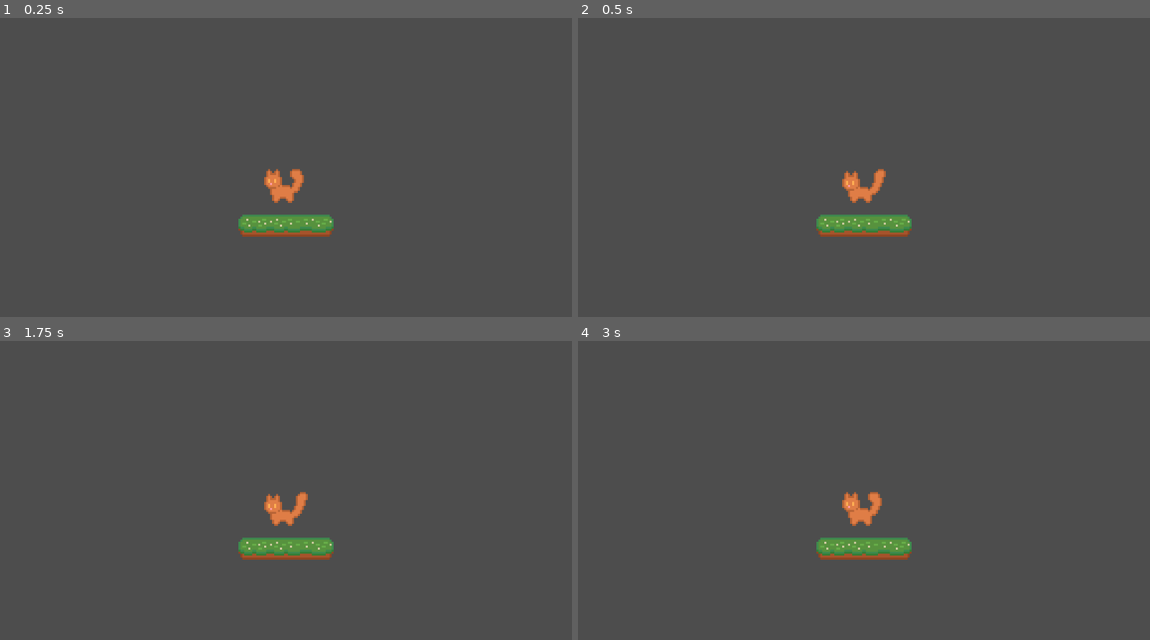
Above: before the commit, frames 1-4 (two rows, left to right).
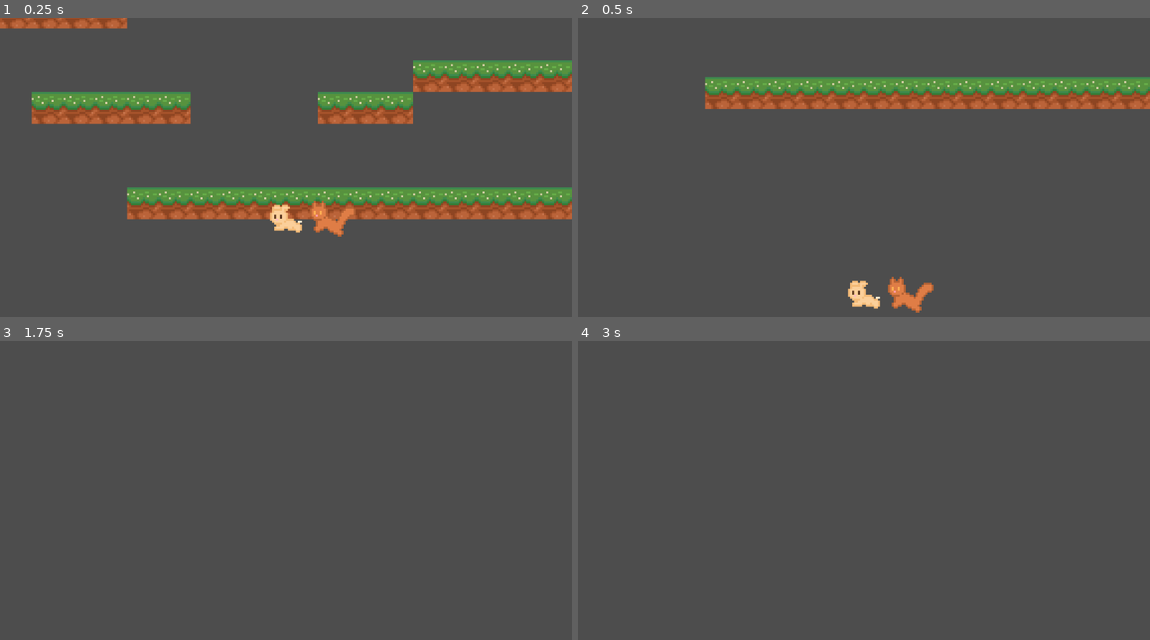
Above: after the commit, the same moments.

Repository: rose-ink/GJF2024
Game: Godot game, scene res://Scenes/grass_area.tscn
Same seed, same stepped clock (60 frames per second), same inputs: the game is played once before the commit and once after it. Before the commit the project starts from res://Scenes/tut_level.tscn.
Inputs:
- Up to frame 1 (0.25 s): no input
- Up to frame 2 (0.5 s): no input
- Up to frame 3 (1.75 s): no input
- Up to frame 4 (3 s): no input

The runs differ from the first frame. In frame 1, 18% of the frame differs, in the area x 0-100%, y 0-74%; in frame 2, 11%; in frame 3, 1.7%; in frame 4, 1.7%.

Commit message:
RE ADDED

Diff:
--- a/Scenes/grass_area.tscn
+++ b/Scenes/grass_area.tscn
@@ -1,7 +1,11 @@
-[gd_scene load_steps=6 format=3 uid="uid://d0a1jlhv8wshn"]
+[gd_scene load_steps=10 format=3 uid="uid://d0a1jlhv8wshn"]
 
 [ext_resource type="Texture2D" uid="uid://dhkt4eo7yghsn" path="res://Assets/grass tileset.png" id="1_ghult"]
 [ext_resource type="Texture2D" uid="uid://cs5ooshgene5f" path="res://Assets/tileset tunnels.png" id="2_ty4m5"]
+[ext_resource type="PackedScene" uid="uid://bv1v3slqxeyw8" path="res://Scenes/bunny.tscn" id="3_k1dk3"]
+[ext_resource type="Script" path="res://Scripts/bunny.gd" id="4_d6857"]
+[ext_resource type="PackedScene" uid="uid://beh61bk8eqq73" path="res://Scenes/cat.tscn" id="4_pv4j0"]
+[ext_resource type="Script" path="res://Scripts/cat.gd" id="5_d46bg"]
 
 [sub_resource type="TileSetAtlasSource" id="TileSetAtlasSource_b5dl6"]
 texture = ExtResource("1_ghult")
@@ -112,3 +116,15 @@
 [node name="TileMap" type="TileMap" parent="."]
 tile_set = SubResource("TileSet_7p7gy")
 format = 2
+layer_0/tile_data = PackedInt32Array(131067, 65536, 1, 131068, 65536, 1, 131069, 65536, 1, 131070, 65536, 1, 131071, 65536, 1, 65536, 65536, 1, 65537, 65536, 1, 65538, 65536, 1, 65539, 65536, 1, 65540, 65536, 1, 65541, 65536, 1, 65542, 65536, 1, 65543, 65536, 1, 65544, 65536, 1, 65545, 65536, 1, 65546, 65536, 1, -196604, 65536, 1, -196603, 65536, 1, -196602, 65536, 1, -196601, 65536, 1, -196600, 65536, 1, -196599, 65536, 1, -196598, 65536, 1, -196597, 65536, 1, -196596, 65536, 1, -131069, 65536, 1, -131070, 65536, 1, -131071, 65536, 1, -393214, 65536, 1, -393215, 65536, 1, -393216, 65536, 1, -327681, 65536, 1, -327682, 65536, 1, -327683, 65536, 1, -65540, 65536, 1, -65541, 65536, 1, -65542, 65536, 1, -65543, 65536, 1, -65544, 65536, 1, -262150, 65536, 1, -262151, 65536, 1, -262152, 65536, 1, -262153, 65536, 1)
+
+[node name="bunny" parent="." instance=ExtResource("3_k1dk3")]
+script = ExtResource("4_d6857")
+
+[node name="Camera2D" type="Camera2D" parent="bunny"]
+zoom = Vector2(4, 4)
+position_smoothing_enabled = true
+
+[node name="cat" parent="." instance=ExtResource("4_pv4j0")]
+position = Vector2(23, -3)
+script = ExtResource("5_d46bg")
--- /dev/null
+++ b/Scripts/bunny.gd
@@ -0,0 +1,41 @@
+extends CharacterBody2D
+
+
+const SPEED = 130.0
+const JUMP_VELOCITY = -300.0
+
+# Get the gravity from the project settings to be synced with RigidBody nodes.
+var gravity = ProjectSettings.get_setting("physics/2d/default_gravity")
+@onready var animated_sprite_2d = $AnimatedSprite2D
+
+func _physics_process(delta):
+	# Add the gravity.
+	if not is_on_floor():
+		velocity.y += gravity * delta
+
+	# Handle jump.
+	if Input.is_action_just_pressed("bunny_jump") and is_on_floor():
+		velocity.y = JUMP_VELOCITY
+
+	# Get the input direction and handle the movement/deceleration.
+	# As good practice, you should replace UI actions with custom gameplay actions.
+	var direction = Input.get_axis("bunny_left", "bunny_right")
+	if direction < 0:
+		animated_sprite_2d.flip_h = false
+	elif direction > 0:
+		animated_sprite_2d.flip_h = true
+
+	if is_on_floor():
+		if direction == 0:
+			animated_sprite_2d.play("idle")
+		else:
+			animated_sprite_2d.play("run")
+	else:
+		animated_sprite_2d.play("jump")
+
+	if direction:
+		velocity.x = direction * SPEED
+	else:
+		velocity.x = move_toward(velocity.x, 0, SPEED)
+
+	move_and_slide()
--- /dev/null
+++ b/Scripts/cat.gd
@@ -0,0 +1,41 @@
+extends CharacterBody2D
+
+
+const SPEED = 130.0
+const JUMP_VELOCITY = -300.0
+
+# Get the gravity from the project settings to be synced with RigidBody nodes.
+var gravity = ProjectSettings.get_setting("physics/2d/default_gravity")
+@onready var animated_sprite_2d = $AnimatedSprite2D
+
+func _physics_process(delta):
+	# Add the gravity.
+	if not is_on_floor():
+		velocity.y += gravity * delta
+
+	# Handle jump.
+	if Input.is_action_just_pressed("cat_jump") and is_on_floor():
+		velocity.y = JUMP_VELOCITY * 1.15
+
+	# Get the input direction and handle the movement/deceleration.
+	# As good practice, you should replace UI actions with custom gameplay actions.
+	var direction = Input.get_axis("cat_left", "cat_right")
+	if direction < 0:
+		animated_sprite_2d.flip_h = false
+	elif direction > 0:
+		animated_sprite_2d.flip_h = true
+
+	if is_on_floor():
+		if direction == 0:
+			animated_sprite_2d.play("idle")
+		else:
+			animated_sprite_2d.play("run")
+	else:
+		animated_sprite_2d.play("jump")
+
+	if direction:
+		velocity.x = direction * SPEED
+	else:
+		velocity.x = move_toward(velocity.x, 0, SPEED)
+
+	move_and_slide()
--- a/project.godot
+++ b/project.godot
@@ -11,7 +11,7 @@
 [application]
 
 config/name="Critter Clamber"
-run/main_scene="res://Scenes/tut_level.tscn"
+run/main_scene="res://Scenes/grass_area.tscn"
 config/features=PackedStringArray("4.2", "GL Compatibility")
 config/icon="res://icon.svg"
 
